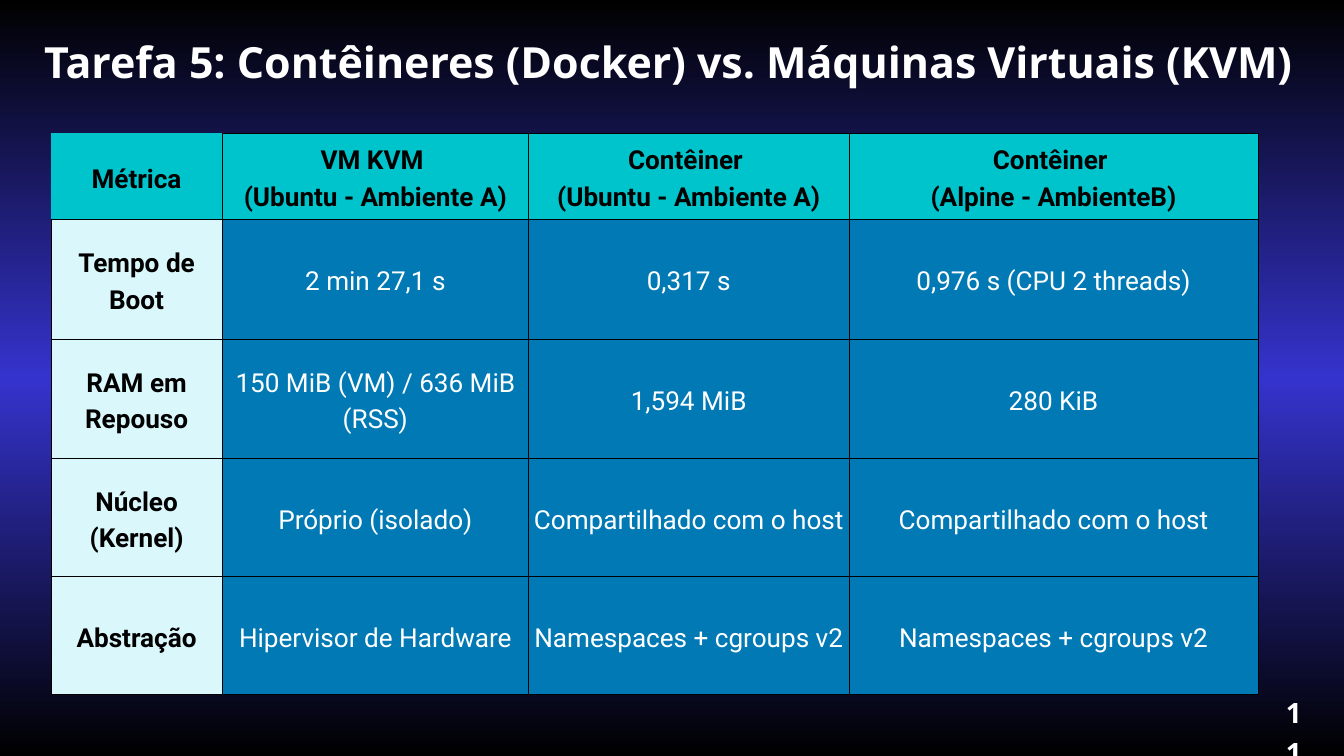
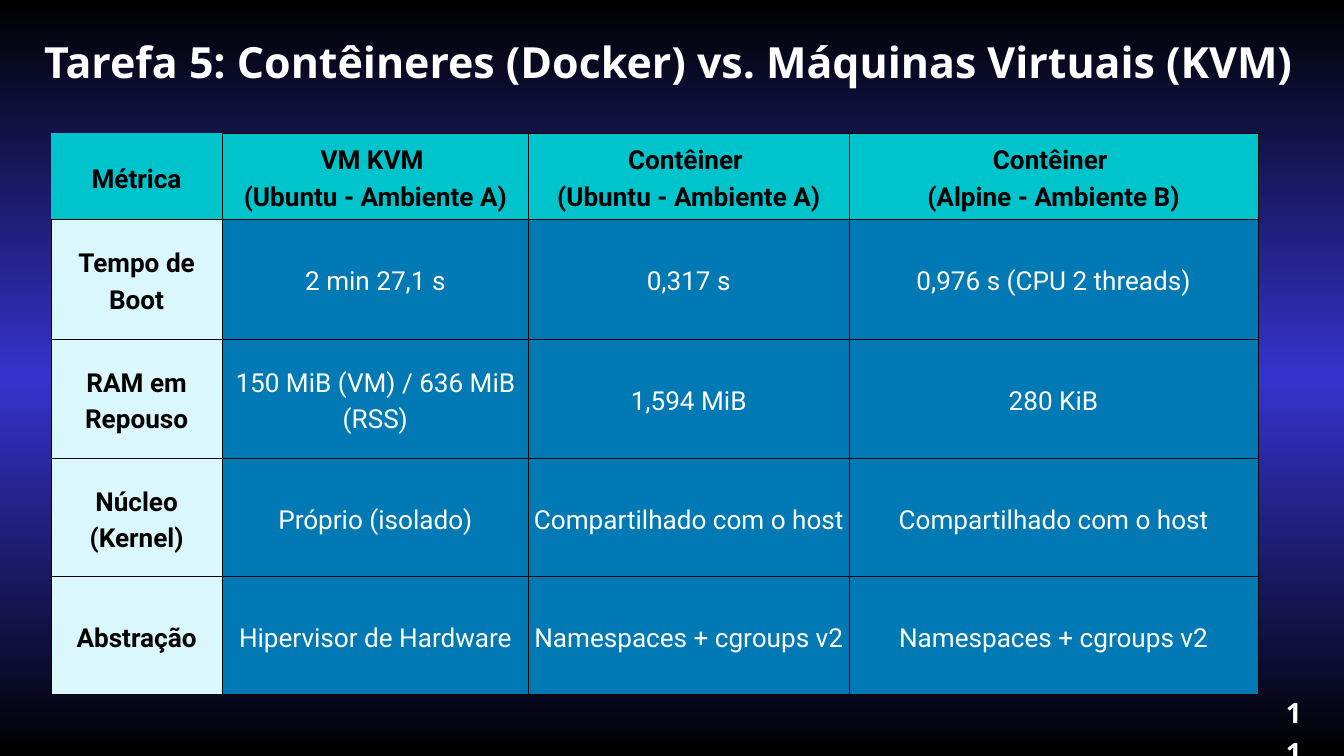
Before and after one commit to Lidrac/so-262, a slide deck: slide 11 of atividades/atividade-08/slides.pptx. Drawn at 1344x756 pixels with LibreOffice and Linux fonts; fonts in the diff are those of the drawing. Boxes give left, top, right and bottom in pixels: in the first picture for what was removed or moved away, otherwise in the second. Text is boxed around its words. In the diff, an @@ line names an element or a change of style, - is before the commit and + after.

```diff
--- a/atividades/atividade-08/slides.pptx
+++ b/atividades/atividade-08/slides.pptx
@@ table at box(51, 134, 1257, 695) @@
-row 1, column 4: Contêiner / (Alpine - AmbienteB)
+row 1, column 4: Contêiner / (Alpine - Ambiente B)
```
Also in this commit, not shown: 6 other slides changed, 2 other files.
